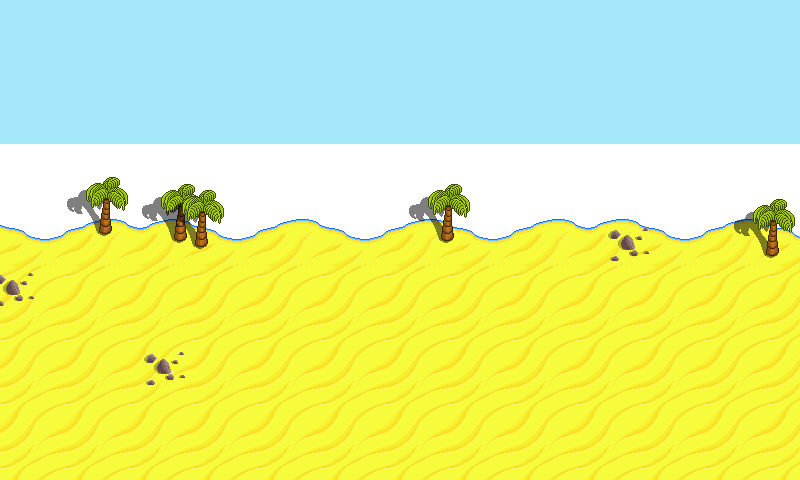
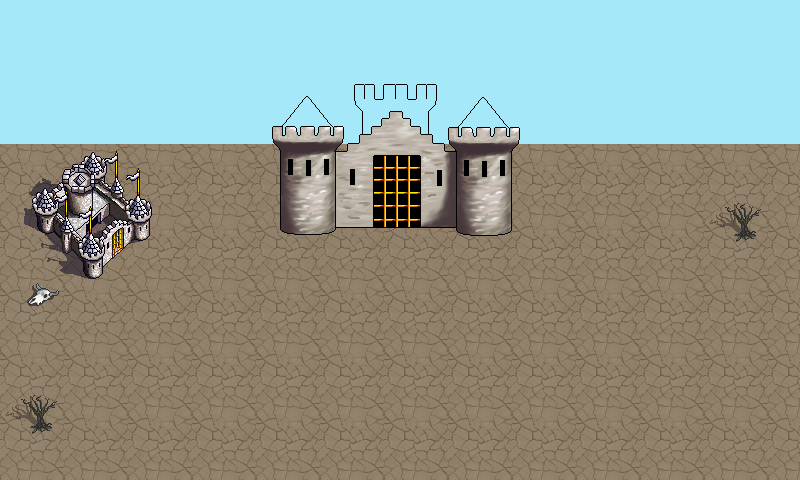
Revision of a layered (800, 480) image; what changed, layer by layer:
hid "Layer 8" over [142, 184, 224, 249]
hid "Layer 10" over [409, 184, 470, 243]
hid "Layer 9" over [734, 199, 795, 258]
hid "Layer 18" over [608, 228, 649, 261]
hid "Layer 16" over [0, 273, 34, 306]
added layer "Layer 24" above "Layer 14" over [272, 84, 520, 236]
hid "Layer 14" over [144, 352, 185, 385]
moved "Layer 2" above "Layer 21" over [272, 84, 520, 144]
added layer "Layer 21" above "Layer 20" over [24, 151, 152, 279]
added layer "Layer 20" above "Layer 6" over [0, 128, 800, 480]
hid "Layer 6" over [67, 177, 128, 236]
hid "Layer 19" over [0, 219, 800, 266]
hid "Layer 15" over [0, 256, 800, 480]
